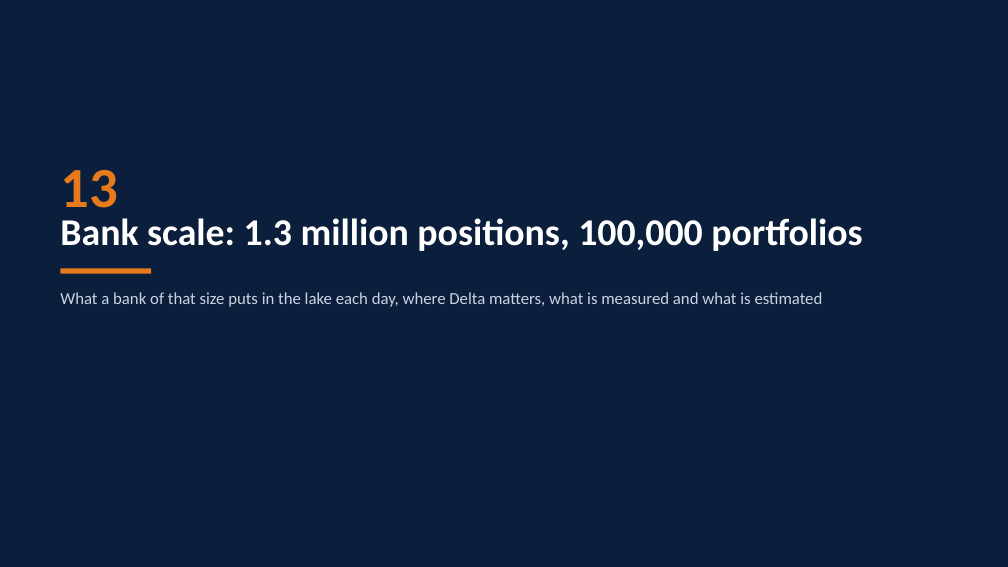
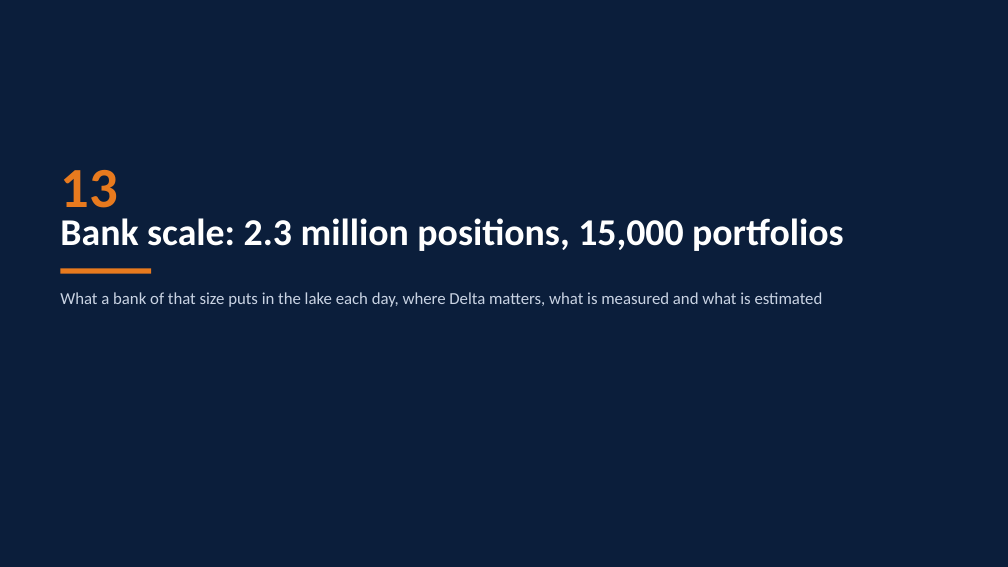
Before and after one commit to ajsinha/drishti, a slide deck: slide 68 of docs/publications/Drishti-AWS-Delta-Lake.pptx. Drawn at 1008x567 pixels with LibreOffice and Linux fonts; fonts in the diff are those of the drawing. Boxes give left, top, right and bottom in pixels: in the first picture for what was removed or moved away, otherwise in the second. Text is boxed around its words. In the diff, an @@ line names an element or a change of style, - is before the commit and + after.

Commit message:
The AWS Delta Lake deck sized for 2.3 million positions and 15,000 portfolios

```diff
--- a/docs/publications/Drishti-AWS-Delta-Lake.pptx
+++ b/docs/publications/Drishti-AWS-Delta-Lake.pptx
@@ text at [60,218,844,251]: text changed @@
-Bank scale: 1.3 million positions, 100,000 portfolios
+Bank scale: 2.3 million positions, 15,000 portfolios
```
Also in this commit, not shown: 8 other slides changed, 1 other file.
